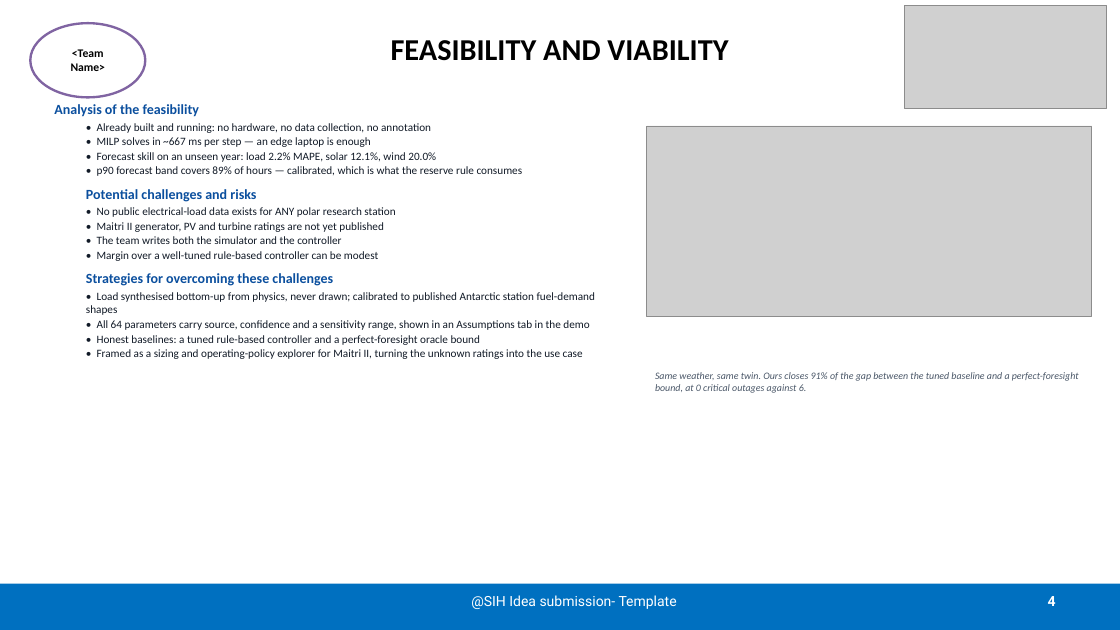
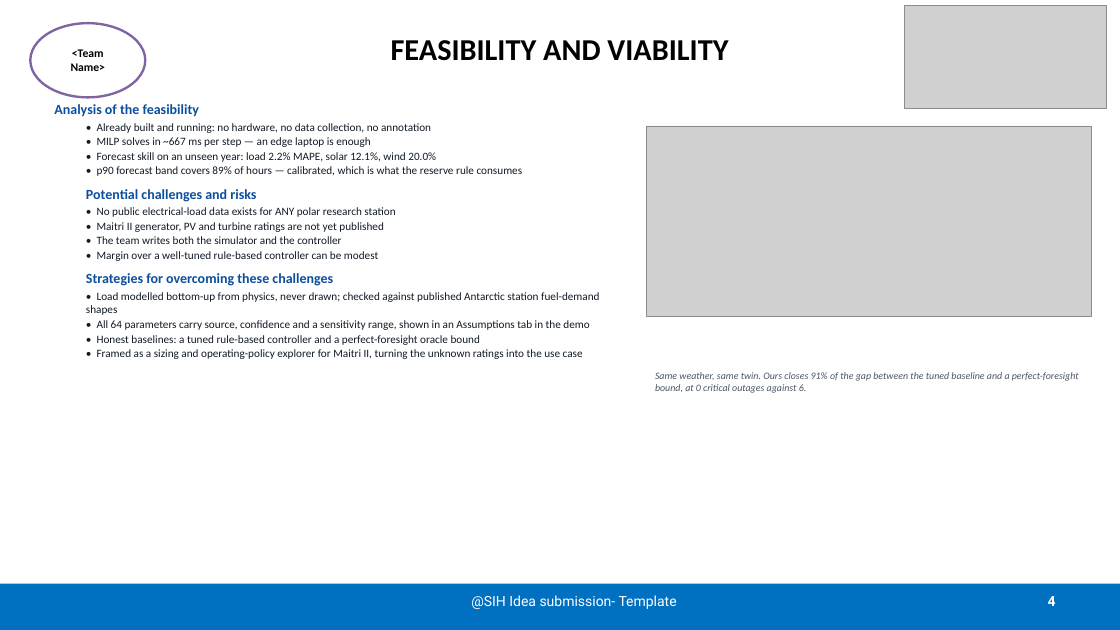
Before and after one commit to Aditya-eng/SIH26061, a slide deck: slide 4 of engine/submission/SIH26061_Idea_Presentation.pptx. Drawn at 1120x630 pixels with LibreOffice and Linux fonts; fonts in the diff are those of the drawing; grey boxes stand for pictures. Boxes give left, top, right and bottom in pixels: in the first picture for what was removed or moved away, otherwise in the second. Text is boxed around its words. In the diff, an @@ line names an element or a change of style, - is before the commit and + after.

```diff
--- a/engine/submission/SIH26061_Idea_Presentation.pptx
+++ b/engine/submission/SIH26061_Idea_Presentation.pptx
@@ text at (86,292,599,315): text changed @@
-• Load synthesised bottom-up from physics, never drawn; calibrated to published Antarctic station fuel-demand shapes
+• Load modelled bottom-up from physics, never drawn; checked against published Antarctic station fuel-demand shapes
```
Also in this commit, not shown: 2 other slides changed, 51 other files.
